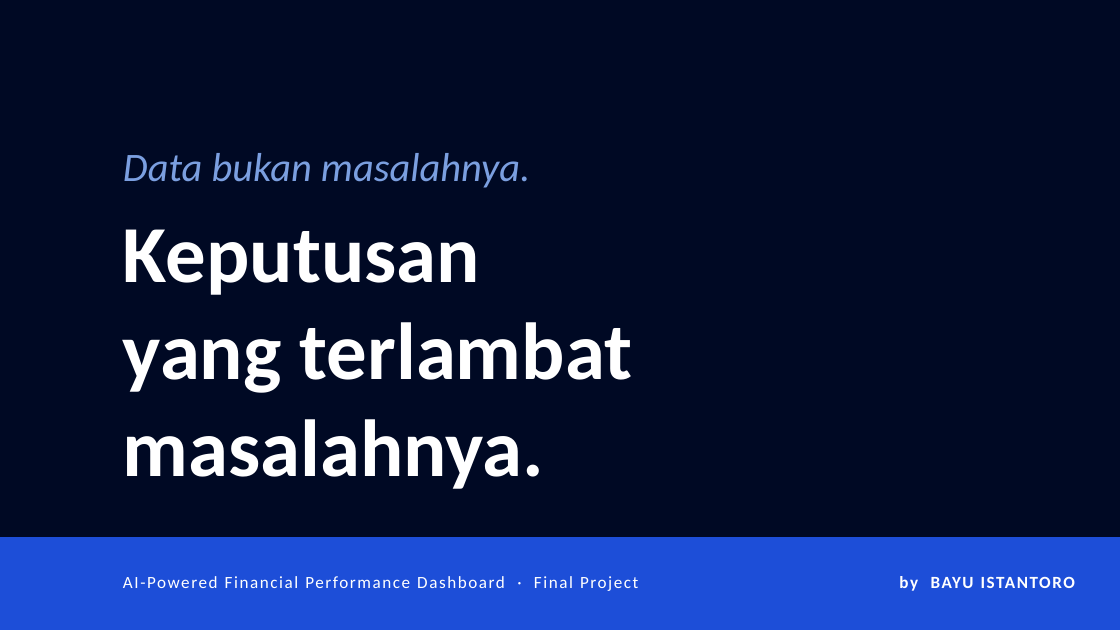
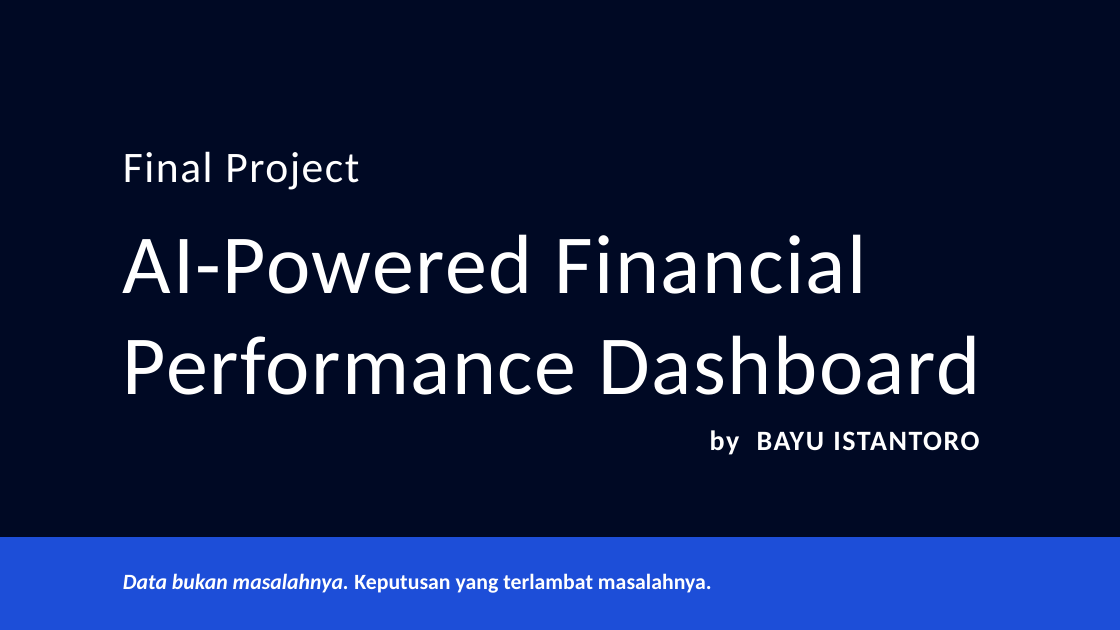
Before and after one commit to istantoro/ai-financial-analysis-system, a slide deck: slide 1 of financial-dashboard-deck - Bayu Istantoro.pptx. Drawn at 1120x630 pixels with LibreOffice and Linux fonts; fonts in the diff are those of the drawing. Boxes give left, top, right and bottom in pixels: in the first picture for what was removed or moved away, otherwise in the second. Text is boxed around its words. In the diff, an @@ line names an element or a change of style, - is before the commit and + after.

```diff
--- a/financial-dashboard-deck - Bayu Istantoro.pptx
+++ b/financial-dashboard-deck - Bayu Istantoro.pptx
@@ text at (123, 151, 359, 190): text changed; size 26 to 28 pt; text colour #7B9FE0 to #FFFFFF; italic off @@
-Data bukan masalahnya.
+Final Project
@@ text at (123, 234, 980, 395): text changed; size 52 to 54 pt; bold off @@
-Keputusan
-yang terlambat
-masalahnya.
+AI-Powered Financial Performance Dashboard
@@ text "by BAYU ISTANTORO": place and size @@
-text "by BAYU ISTANTORO" at (899, 576, 1075, 591)
+text "by BAYU ISTANTORO" at (710, 430, 979, 455)
@@ text "by BAYU ISTANTORO" at (710, 430, 979, 455): size 11 to 18 pt @@
@@ text at (123, 573, 712, 593): text changed; size 11 to 14 pt; bold on @@
-AI-Powered Financial Performance Dashboard · Final Project
+Data bukan masalahnya. Keputusan yang terlambat masalahnya.
```
Also in this commit, not shown: 2 other slides changed, 23 other files.
